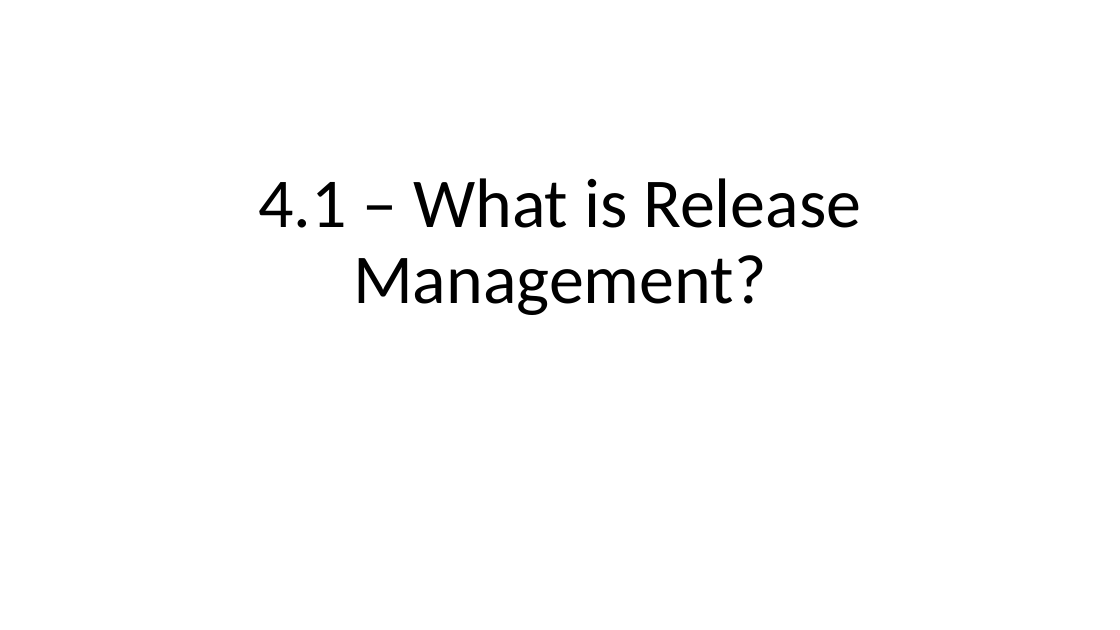
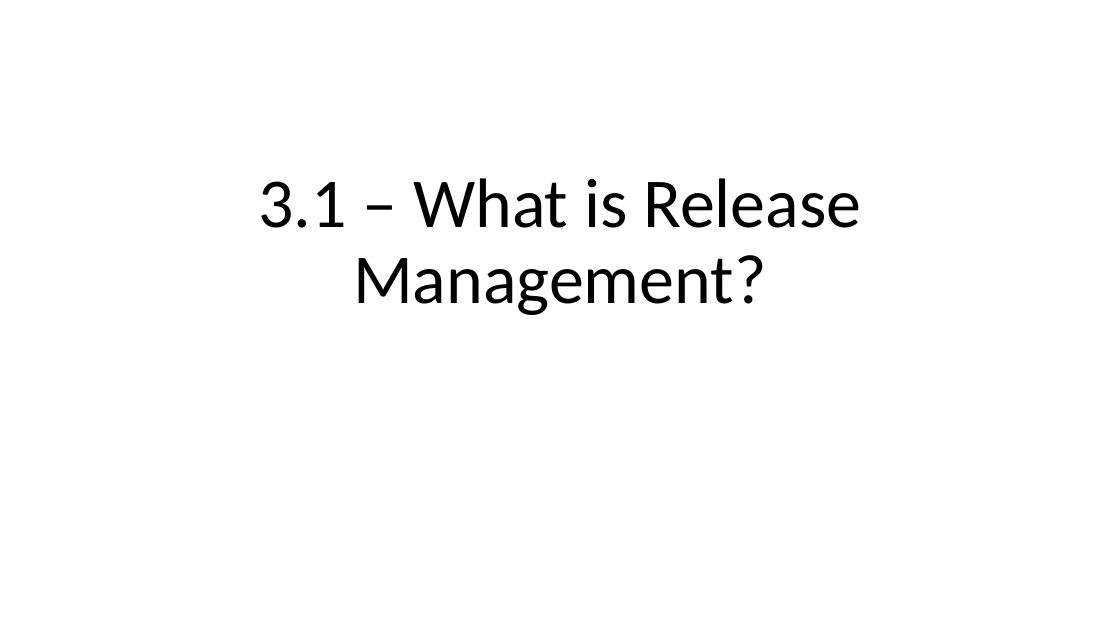
Before and after one commit to way0utwest/DatabaseDevOpsMS, a slide deck: slide 2 of Section 3 - Release Management/Section3-ReleaseManagement.pptx. Drawn at 1120x630 pixels with LibreOffice and Linux fonts; fonts in the diff are those of the drawing. Boxes give left, top, right and bottom in pixels: in the first picture for what was removed or moved away, otherwise in the second. Text is boxed around its words. In the diff, an @@ line names an element or a change of style, - is before the commit and + after.

```diff
--- a/Section 3 - Release Management/Section3-ReleaseManagement.pptx
+++ b/Section 3 - Release Management/Section3-ReleaseManagement.pptx
@@ title at (x1=258, y1=178, x2=861, y2=315): text changed @@
-4.1 – What is Release Management?
+3.1 – What is Release Management?
```
Also in this commit, not shown: 7 other slides changed, 12 slides added, 1 slide removed, 3 other files.
